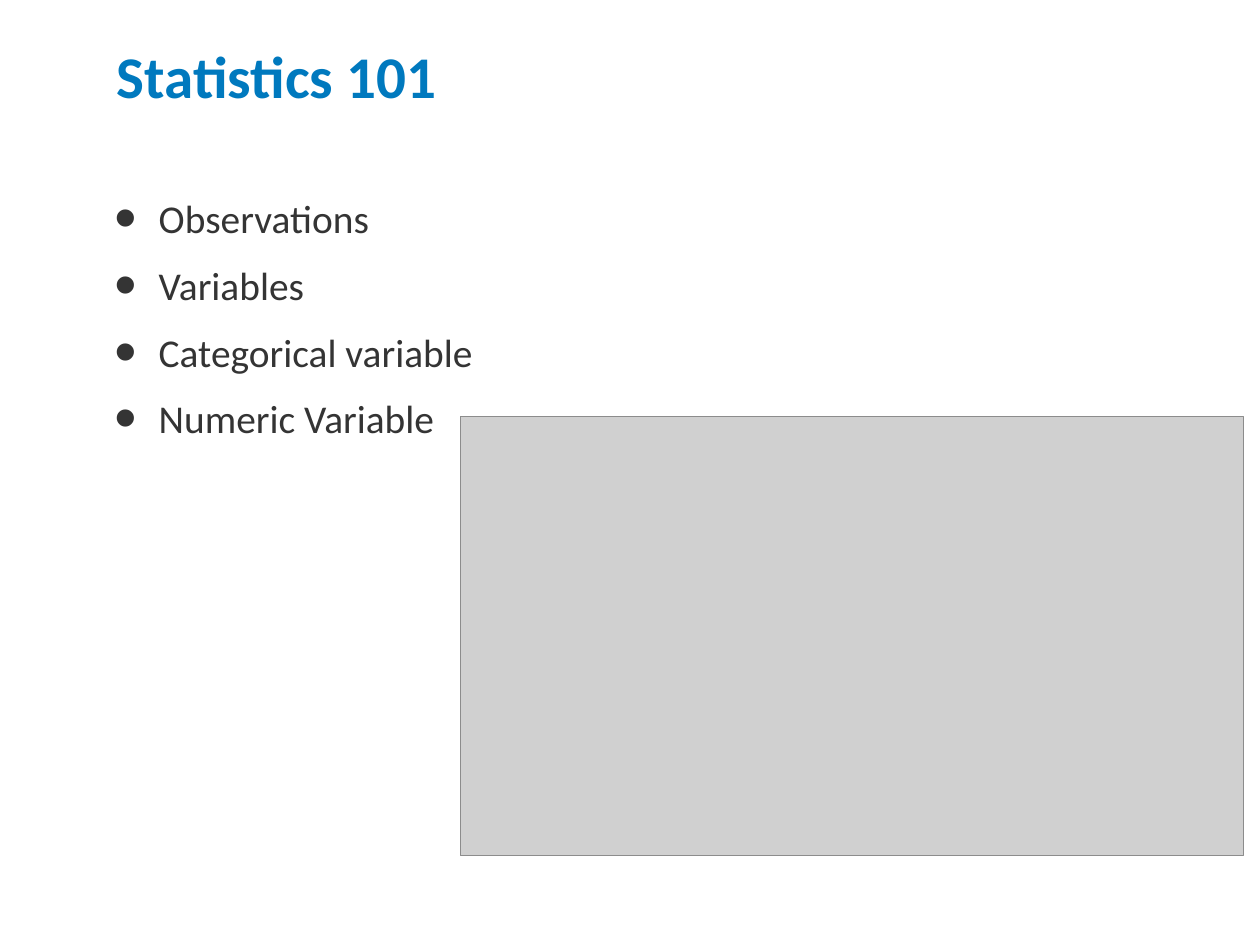
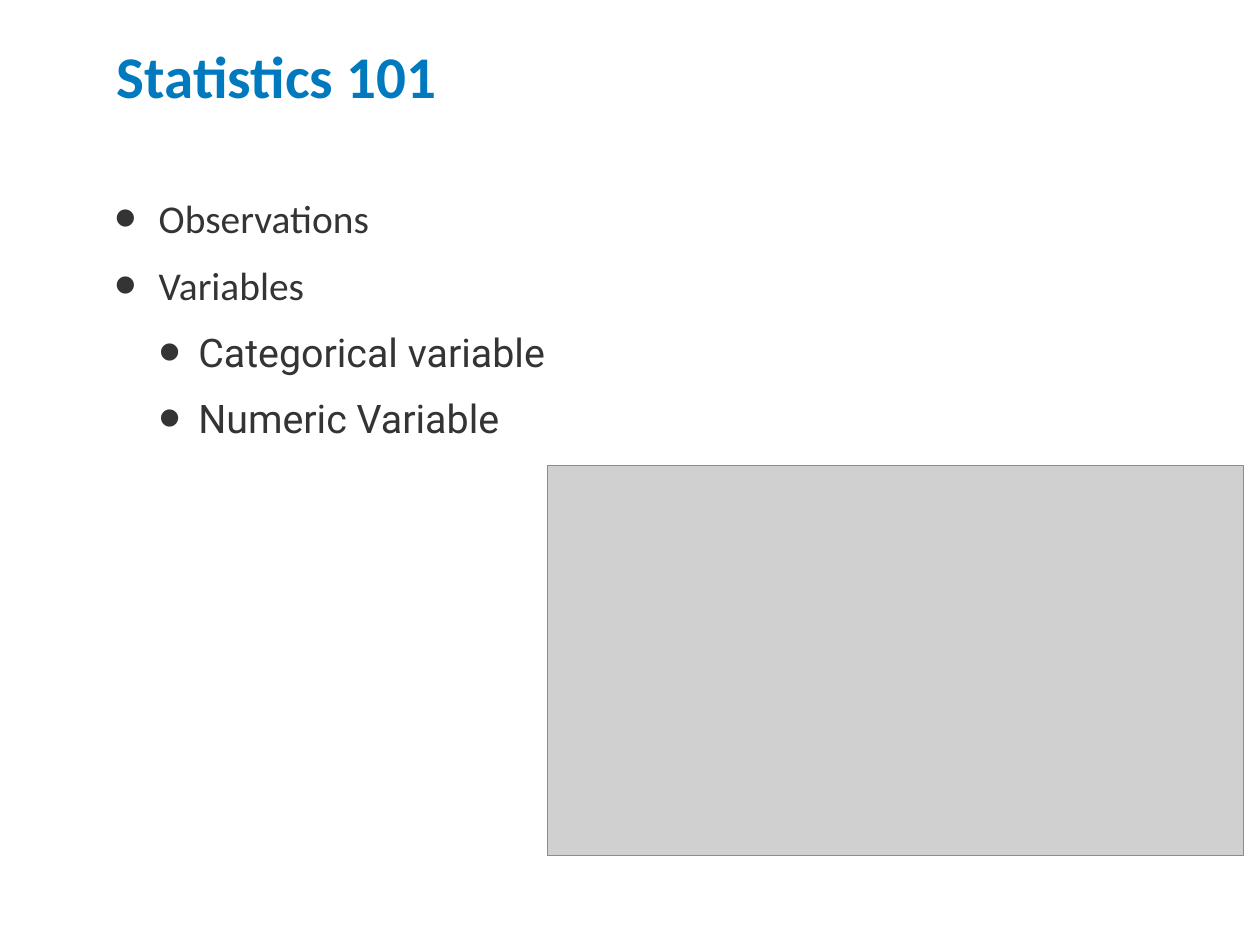
Before and after one commit to jdages/rDemo, a slide deck: slide 26 of R Demo.pptx. Drawn at 1260x945 pixels with LibreOffice and Linux fonts; fonts in the diff are those of the drawing; grey boxes stand for pictures; background and template pictures are left out. Boxes give left, top, right and bottom in pixels: in the first picture for what was removed or moved away, otherwise in the second. Text is boxed around its words. In the diff, an @@ line names an element or a change of style, - is before the commit and + after.

```diff
--- a/R Demo.pptx
+++ b/R Demo.pptx
@@ text at <box>198,337,545,434</box>: font Calibri to Roboto in "Categorical variable", "Numeric Variable"; list level 1 to 2 in "Categorical variable"; list level 1 to 2 in "Numeric Variable" @@
@@ picture: place and size @@
-picture at <box>460,416,1243,856</box>
+picture at <box>548,465,1243,856</box>
```
Also in this commit, not shown: 5 other slides changed, 2 slides removed.
